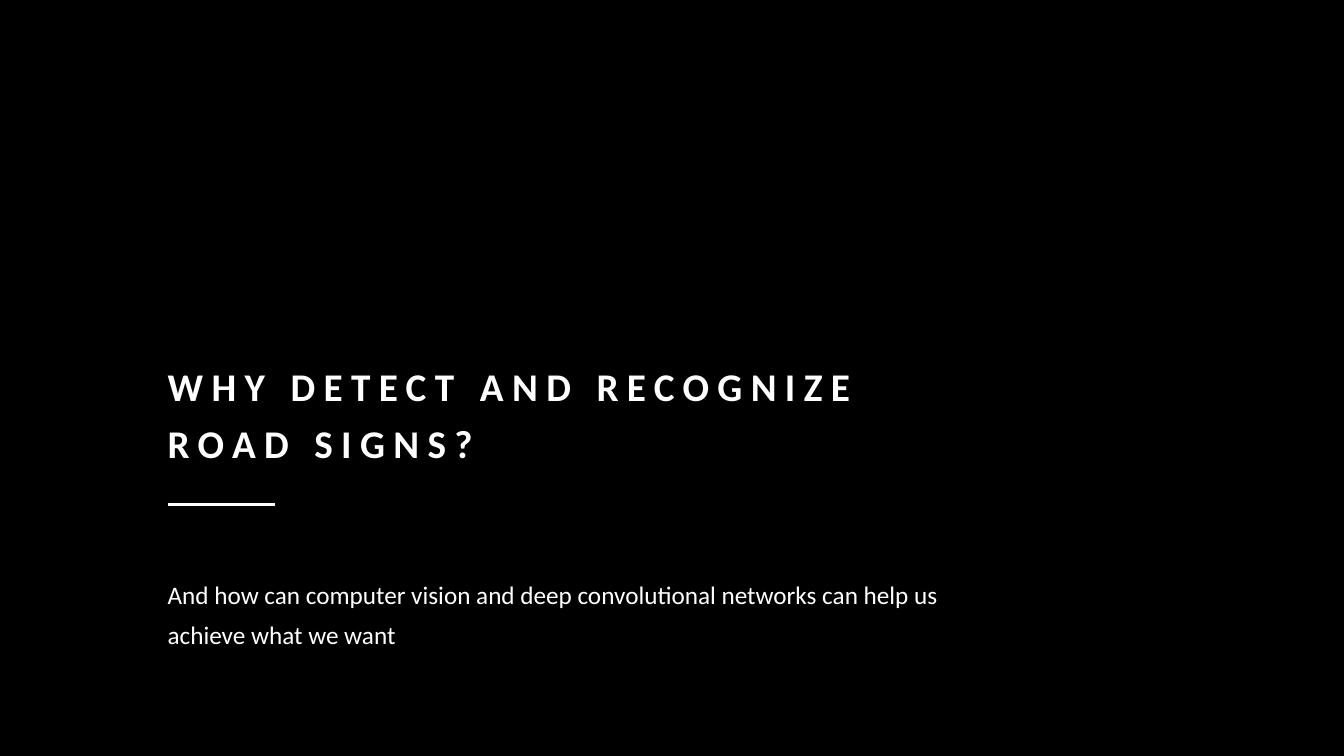
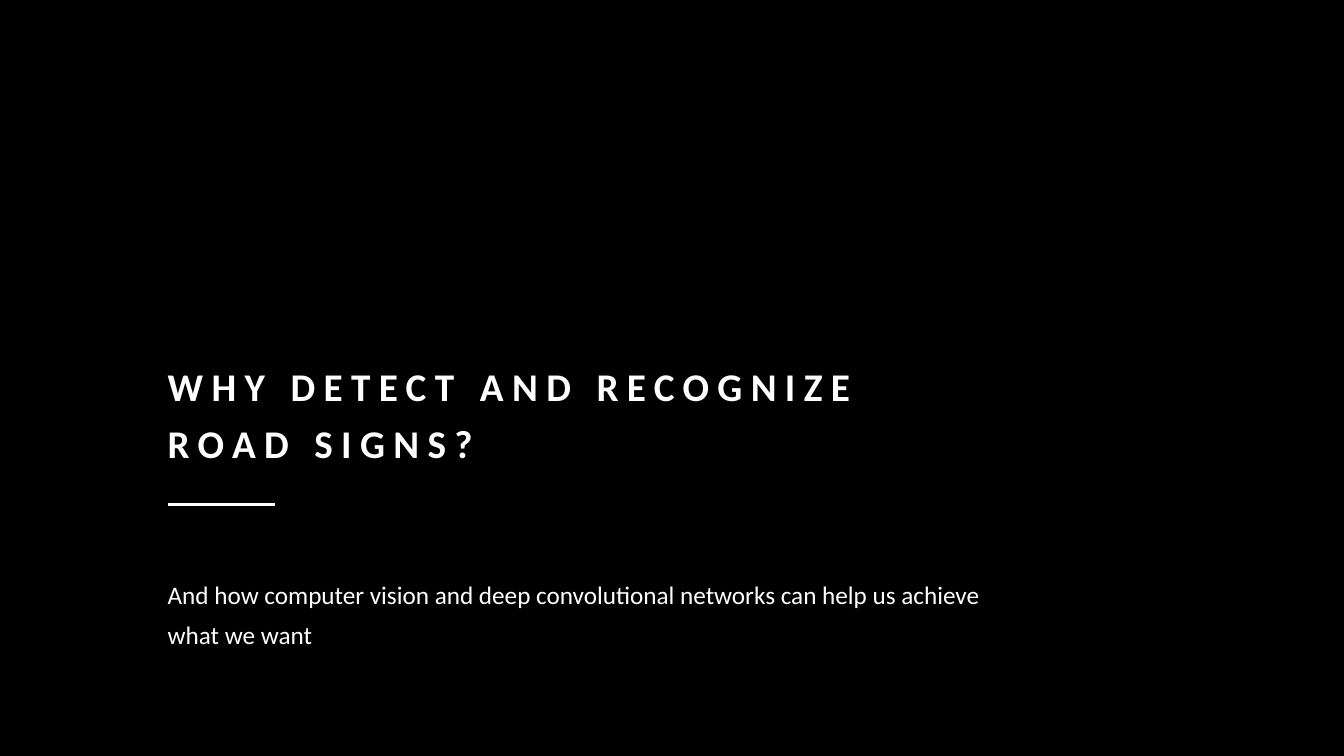
Before and after one commit to piacav/Traffic_signs, a slide deck: slide 2 of Road sign detection and recognition using deep methods.pptx. Drawn at 1344x756 pixels with LibreOffice and Linux fonts; fonts in the diff are those of the drawing; background and template pictures are left out. Boxes give left, top, right and bottom in pixels: in the first picture for what was removed or moved away, otherwise in the second. Text is boxed around its words. In the diff, an @@ line names an element or a change of style, - is before the commit and + after.

```diff
--- a/Road sign detection and recognition using deep methods.pptx
+++ b/Road sign detection and recognition using deep methods.pptx
@@ text at [168, 586, 979, 644]: text changed @@
-And how can computer vision and deep convolutional networks can help us achieve what we want
+And how computer vision and deep convolutional networks can help us achieve what we want
```
Also in this commit, not shown: 9 other slides changed, 3 slides added.
